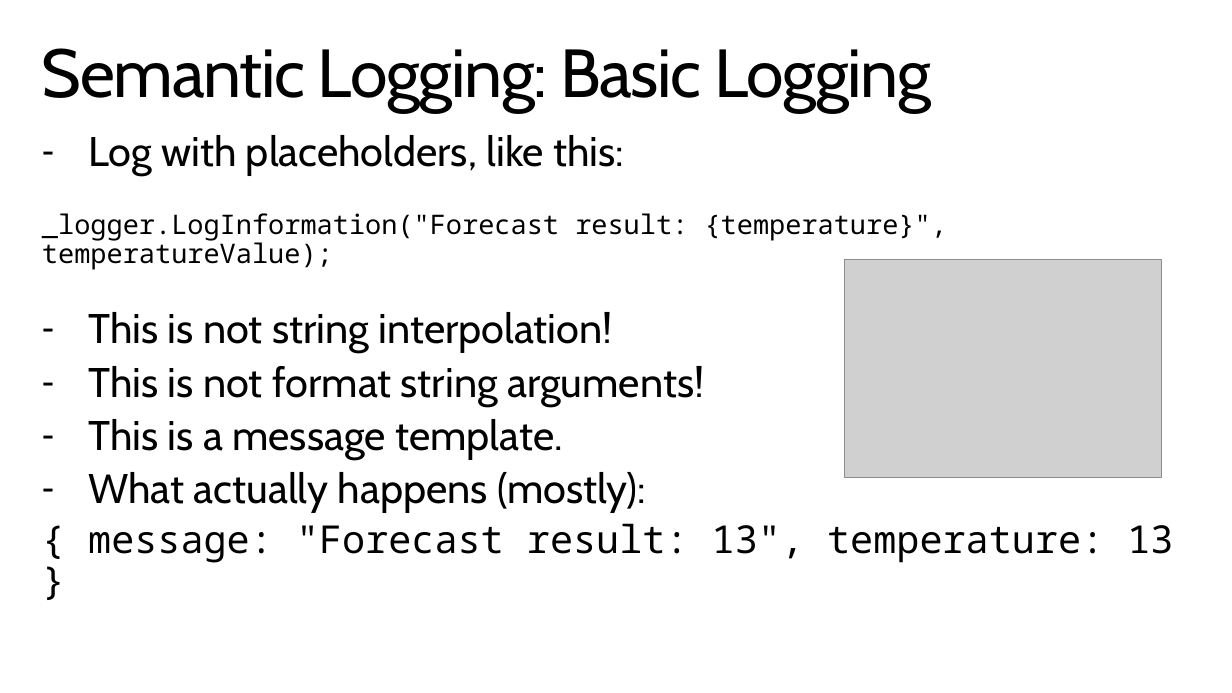
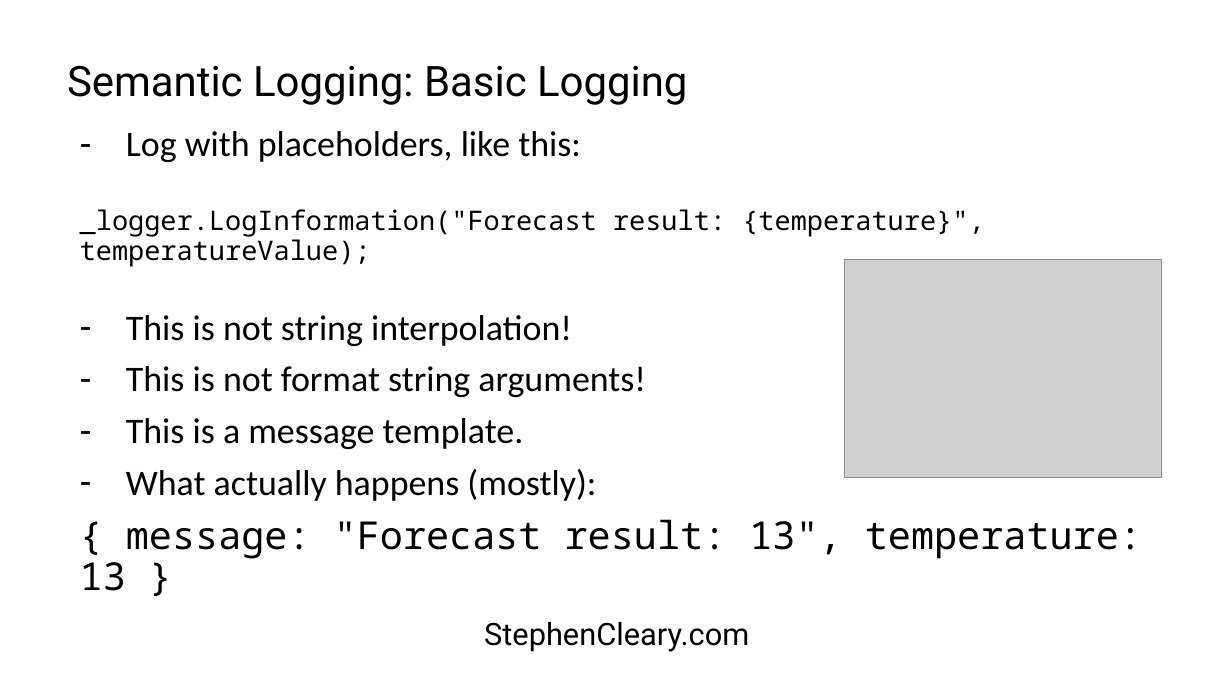
Before and after one commit to StephenCleary/Presentations, a slide deck: slide 14 of Telemetry/Logging Hero.pptx (slide 15 before the commit). Drawn at 1232x693 pixels with LibreOffice and Linux fonts; fonts in the diff are those of the drawing; grey boxes stand for pictures; background and template pictures are left out. Boxes give left, top, right and bottom in pixels: in the first picture for what was removed or moved away, otherwise in the second. Text is boxed around its words. In the diff, an @@ line names an element or a change of style, - is before the commit and + after.

Commit message:
Formatting

```diff
--- a/Telemetry/Logging Hero.pptx
+++ b/Telemetry/Logging Hero.pptx
@@ title "Semantic Logging: Basic Logging": place and size @@
-title "Semantic Logging: Basic Logging" at box(42, 48, 931, 113)
+title "Semantic Logging: Basic Logging" at box(67, 65, 687, 105)
@@ title "Semantic Logging: Basic Logging" at box(67, 65, 687, 105): size 52.9 to 32.7 pt, font Cabin to Roboto, letter spacing -1 to 0 pt; vertical alignment top to middle @@
@@ text "Log with placeholders, like this:": place and size @@
-text "Log with placeholders, like this:" at box(42, 135, 1173, 563)
+text "Log with placeholders, like this:" at box(80, 131, 1142, 591)
@@ text "Log with placeholders, like this:" at box(80, 131, 1142, 591): size 32.4 to 28 pt, font Cabin to Calibri in "Log with placeholders, like this:", "This is not string interpolation!", "This is not format string arguments!", "This is a message template." and 1 more places; more space between paragraphs @@
@@ text "StephenCleary.com": place and size @@
-text "StephenCleary.com" at box(0, 629, 1232, 693)
+text "StephenCleary.com" at box(484, 622, 749, 652)
@@ text "StephenCleary.com" at box(484, 622, 749, 652): font Cabin to Roboto, text colour #FFFFFF to #000000 @@
```
Also in this commit, not shown: 33 other slides changed, 3 slides removed, 1 other file.
